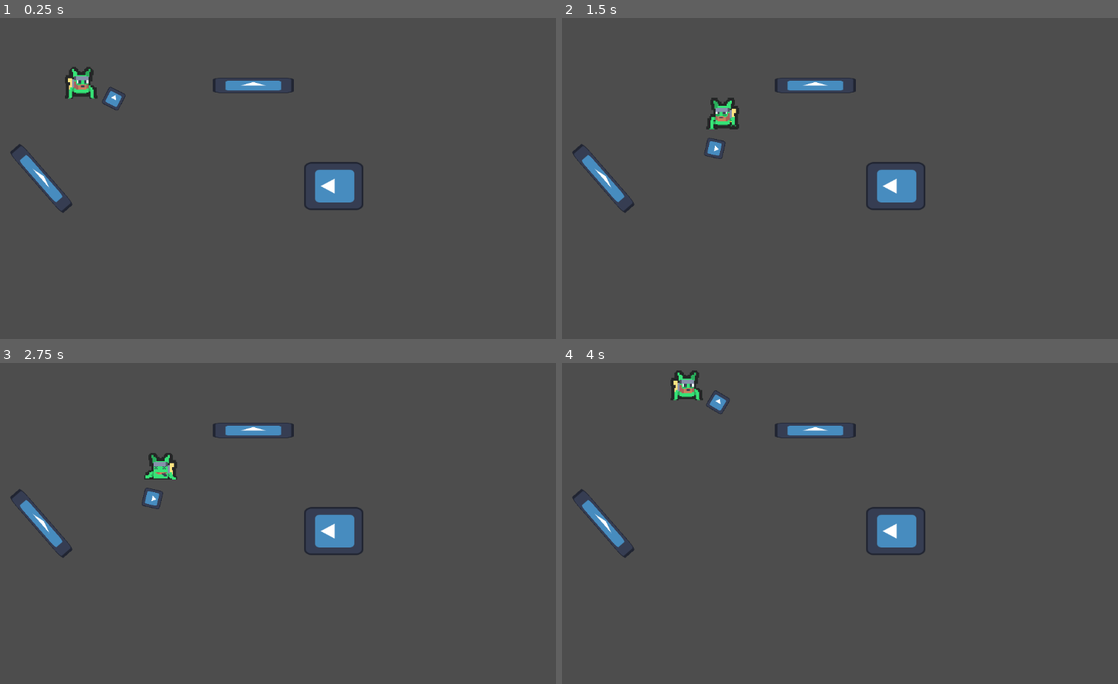
Above: before the commit, frames 1-4 (two rows, left to right).
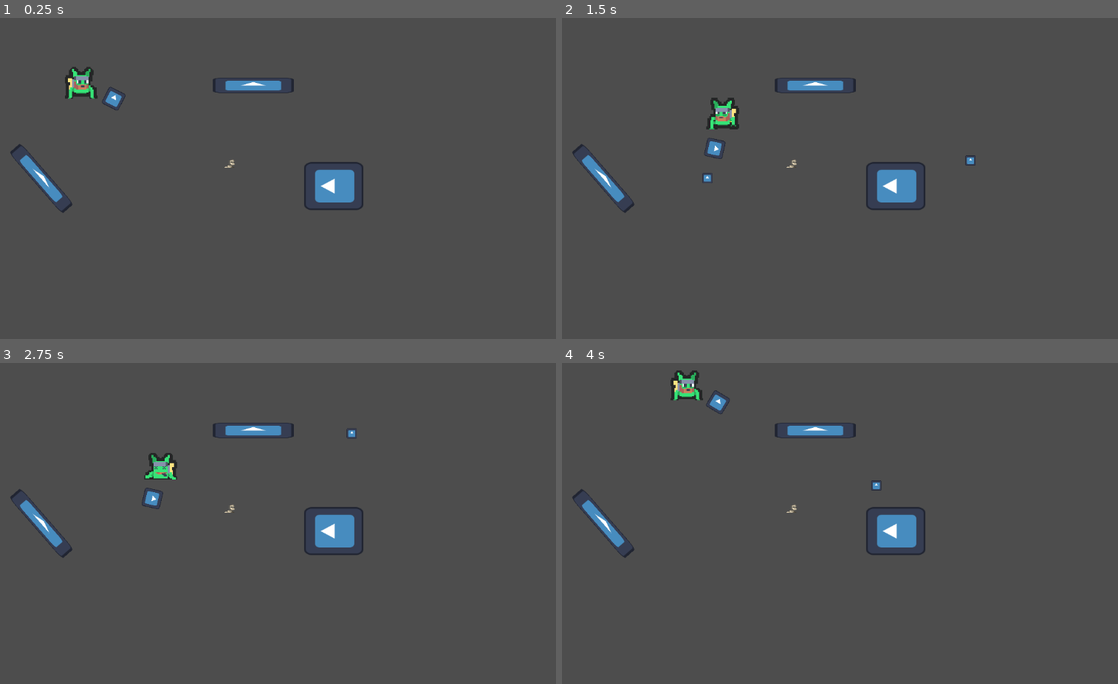
Above: after the commit, the same moments.

Repository: naixsu/CROCPNG
Game: Godot game, scene res://Scenes/Testing/NaixTestScenes/NaixTestScene.tscn
Two runs of this game, one before a commit and one after it. Both use one fixed random seed, a clock stepped at 60 frames per second and the inputs below. The engine's default icon, where the game draws it, is replaced by a stand-in: a white triangle on a blue panel in a dark square.
Inputs (mouse positions are in pixels of both pictures, inside the frame that each line leads up to):
- Up to frame 1 (0.25 s): no input
- Up to frame 2 (1.5 s): tap Enter (ui_accept) at 0.5, 0.77 s; move the mouse to (951, 156) at 0.52 s; press the mouse at (951, 156) at 0.53 s; hold D (Right) 0.53-1.28 s; move the mouse to (706, 191) at 1.27 s; release the mouse at (706, 191) at 1.28 s; hold S (Down) from 1.28 s (still down); click (706, 191) at 1.35 s
- Up to frame 3 (2.75 s): tap Enter (ui_accept) at 1.52 s; move the mouse to (322, 446) at 2.02 s; release S (Down) at 2.03 s; press the mouse at (322, 446) at 2.03 s; hold D (Right) from 2.03 s (still down)
- Up to frame 4 (4 s): move the mouse to (795, 584) at 2.77 s; release D (Right) at 2.78 s; release the mouse at (795, 584) at 2.78 s; hold W (Up) 2.78-3.53 s; click (795, 584) at 2.85 s; tap Enter (ui_accept) at 3.02, 3.77 s; move the mouse to (1001, 568) at 3.52 s; press the mouse at (1001, 568) at 3.53 s; hold A (Left) from 3.53 s (still down)

The runs differ from the first frame. In frame 1, less than 0.1% of the frame differs, in the area x 40-43%, y 44-47%; in frame 2, 0.1%, in the area x 25-75%, y 42-52%; in frame 3, less than 0.1%; in frame 4, less than 0.1%.

Commit message:
Player bullet and shooting

Diff:
--- /dev/null
+++ b/Scenes/Bullet/Bullet.tscn
@@ -0,0 +1,20 @@
+[gd_scene load_steps=4 format=3 uid="uid://cmksfq3oqnge3"]
+
+[ext_resource type="Texture2D" uid="uid://gxnhy48xdgac" path="res://icon.svg" id="1_4vjpw"]
+[ext_resource type="Script" path="res://Scripts/Bullet/Bullet.gd" id="1_tb2fl"]
+
+[sub_resource type="RectangleShape2D" id="RectangleShape2D_ledut"]
+
+[node name="Bullet" type="Area2D"]
+script = ExtResource("1_tb2fl")
+
+[node name="CollisionShape2D" type="CollisionShape2D" parent="."]
+shape = SubResource("RectangleShape2D_ledut")
+
+[node name="Sprite2D" type="Sprite2D" parent="."]
+position = Vector2(-2.23517e-08, -2.23517e-08)
+scale = Vector2(0.15625, 0.15625)
+texture = ExtResource("1_4vjpw")
+
+[connection signal="area_entered" from="." to="." method="_on_area_entered"]
+[connection signal="body_entered" from="." to="." method="_on_body_entered"]
--- a/Scenes/Player/Player.tscn
+++ b/Scenes/Player/Player.tscn
@@ -1,7 +1,8 @@
-[gd_scene load_steps=23 format=3 uid="uid://bgucyml2yx36p"]
+[gd_scene load_steps=24 format=3 uid="uid://bgucyml2yx36p"]
 
 [ext_resource type="Texture2D" uid="uid://gxnhy48xdgac" path="res://icon.svg" id="1_57ol8"]
 [ext_resource type="Script" path="res://Scripts/Player/Player.gd" id="1_xmmu7"]
+[ext_resource type="PackedScene" uid="uid://cmksfq3oqnge3" path="res://Scenes/Bullet/Bullet.tscn" id="2_m4sy4"]
 [ext_resource type="Texture2D" uid="uid://7trsw0omcww3" path="res://Assets/Sprites/Player/PlayerDeath.png" id="2_wignm"]
 [ext_resource type="Texture2D" uid="uid://dxjulnx8uck65" path="res://Assets/Sprites/Player/PlayerIdle.png" id="3_qjmfi"]
 [ext_resource type="Texture2D" uid="uid://clug3m78gurbu" path="res://Assets/Sprites/Player/PlayerRun.png" id="4_xxbxq"]
@@ -134,14 +135,13 @@
 
 [node name="Player" type="CharacterBody2D"]
 script = ExtResource("1_xmmu7")
+Bullet = ExtResource("2_m4sy4")
 
 [node name="AnimatedSprite2D" type="AnimatedSprite2D" parent="."]
 texture_filter = 1
 scale = Vector2(2, 2)
 sprite_frames = SubResource("SpriteFrames_u23x5")
-animation = &"death"
-frame = 6
-frame_progress = 1.0
+animation = &"idle"
 
 [node name="CollisionShape2D" type="CollisionShape2D" parent="."]
 position = Vector2(0, 3)
@@ -149,8 +149,16 @@
 
 [node name="GunRotation" type="Node2D" parent="."]
 
-[node name="Sprite2D" type="Sprite2D" parent="GunRotation"]
+[node name="ArrowIndicator" type="Sprite2D" parent="GunRotation"]
 z_index = 10
 position = Vector2(71, 0)
 scale = Vector2(0.285, 0.285)
 texture = ExtResource("1_57ol8")
+
+[node name="BulletSpawn" type="Node2D" parent="GunRotation"]
+position = Vector2(90, 0)
+rotation = 1.57079
+
+[node name="FireCooldown" type="Timer" parent="."]
+wait_time = 0.2
+one_shot = true
--- a/Scenes/Testing/NaixTestScenes/NaixTestScene.tscn
+++ b/Scenes/Testing/NaixTestScenes/NaixTestScene.tscn
@@ -1,9 +1,13 @@
-[gd_scene load_steps=3 format=3 uid="uid://l08x6btacggs"]
+[gd_scene load_steps=6 format=3 uid="uid://l08x6btacggs"]
 
+[ext_resource type="Script" path="res://Scripts/Testing/NaixTestScripts/NaixTestScene.gd" id="1_s22sb"]
 [ext_resource type="PackedScene" uid="uid://bgucyml2yx36p" path="res://Scenes/Player/Player.tscn" id="1_sd0yw"]
 [ext_resource type="PackedScene" uid="uid://s741h0igfq5k" path="res://Scenes/Testing/NaixTestScenes/TestPlatforms.tscn" id="2_ac24b"]
+[ext_resource type="Script" path="res://Scripts/Bullet/BulletManager.gd" id="4_v2twn"]
+[ext_resource type="PackedScene" uid="uid://bvfw8vhc4i3ac" path="res://Scenes/Enemies/EnemyA/EnemyA.tscn" id="5_ea47m"]
 
 [node name="NaixTestScene" type="Node"]
+script = ExtResource("1_s22sb")
 
 [node name="Player" parent="." instance=ExtResource("1_sd0yw")]
 position = Vector2(225, 146)
@@ -19,3 +23,9 @@
 position = Vector2(718, 349)
 rotation = -1.5708
 scale = Vector2(0.59, 3.885)
+
+[node name="BulletManager" type="Node2D" parent="."]
+script = ExtResource("4_v2twn")
+
+[node name="EnemyA" parent="." instance=ExtResource("5_ea47m")]
+position = Vector2(519, 297)
--- a/Scenes/Testing/NaixTestScenes/TestPlatforms.tscn
+++ b/Scenes/Testing/NaixTestScenes/TestPlatforms.tscn
@@ -1,11 +1,13 @@
-[gd_scene load_steps=3 format=3 uid="uid://s741h0igfq5k"]
+[gd_scene load_steps=4 format=3 uid="uid://s741h0igfq5k"]
 
 [ext_resource type="Texture2D" uid="uid://gxnhy48xdgac" path="res://icon.svg" id="1_a6qhg"]
+[ext_resource type="Script" path="res://Scripts/Testing/NaixTestScripts/TestPlatforms.gd" id="1_p0m2i"]
 
 [sub_resource type="RectangleShape2D" id="RectangleShape2D_dmu7a"]
 size = Vector2(157, 30)
 
 [node name="TestPlatform" type="Node2D"]
+script = ExtResource("1_p0m2i")
 
 [node name="StaticBody2D" type="StaticBody2D" parent="."]
 
--- /dev/null
+++ b/Scripts/Bullet/Bullet.gd
@@ -0,0 +1,24 @@
+extends Area2D
+
+class_name Bullet
+
+
+@export var speed = 10
+
+var direction := Vector2.ZERO
+
+func _physics_process(delta):
+	if direction != Vector2.ZERO:
+		var velocity = direction * speed
+
+		global_position += velocity
+
+
+func set_direction(direction):
+	self.direction = direction
+
+
+func _on_body_entered(body):
+	if body.has_method("handle_hit"):
+		body.handle_hit()
+		queue_free()
--- /dev/null
+++ b/Scripts/Bullet/BulletManager.gd
@@ -0,0 +1,6 @@
+extends Node2D
+
+func handle_bullet_spawned(bullet: Bullet, pos, dir):
+	add_child(bullet)
+	bullet.global_position = pos
+	bullet.set_direction(dir)
--- a/Scripts/Player/Player.gd
+++ b/Scripts/Player/Player.gd
@@ -2,12 +2,19 @@
 
 # Export vars here
 @export var speed = 300
+@export var Bullet : PackedScene
 
 # Onready vars here
 @onready var anim = $AnimatedSprite2D
+@onready var gun_rotation = $GunRotation
+@onready var fire_cooldown = $FireCooldown
+
+# Signals here
+signal player_fired_bullet(bullet, pos, dir)
 
 # Other global vars here
 var dead = false
+var health = 100
 
 func _ready():
 	anim.play("idle")
@@ -15,9 +22,6 @@
 
 func _physics_process(delta):
 	var direction = Input.get_vector("Left", "Right", "Up", "Down")
-
-	if Input.is_action_just_pressed("Fire"):
-		fire()
 
 	velocity = direction * speed
 
@@ -30,10 +34,14 @@
 		move_and_slide()
 		update_animation()
 
+func _unhandled_input(event):
+	if event.is_action_pressed("Fire"):
+		fire()
+
 
 func update_gun_rotation():
 	# Rotates the gun arrow according to the mouse position
-	$GunRotation.look_at(get_global_mouse_position())
+	gun_rotation.look_at(get_global_mouse_position())
 
 func update_animation():
 	flip_sprite()
@@ -51,5 +59,25 @@
 		anim.flip_h = false
 
 func fire():
-	# Add bullet methods here
-	print("Fire")
+	if fire_cooldown.is_stopped():
+		var b = Bullet.instantiate()
+	#	b.global_position = gun_rotation.get_node("BulletSpawn").global_position
+	#	b.rotation_degrees = gun_rotation.rotation_degrees
+	#
+	#	# Set direction of bullet
+	#	var target = get_global_mouse_position()
+	#	var direction_to_mouse = b.global_position.direction_to(target).normalized()
+	#	b.set_direction(direction_to_mouse)
+
+		# Add bullet to the tree
+	#	get_tree().root.add_child(b)
+		var target = get_global_mouse_position()
+		var pos = gun_rotation.get_node("BulletSpawn").global_position
+		var direction_to_mouse = pos.direction_to(target).normalized()
+		emit_signal("player_fired_bullet", b, pos, direction_to_mouse)
+		fire_cooldown.start()
+
+
+func handle_hit():
+	health -= 20
+	print("Player hit", health)
--- /dev/null
+++ b/Scripts/Testing/NaixTestScripts/NaixTestScene.gd
@@ -0,0 +1,8 @@
+extends Node
+
+@onready var bullet_manager = $BulletManager
+@onready var player = $Player
+
+# Called when the node enters the scene tree for the first time.
+func _ready():
+	player.connect("player_fired_bullet", bullet_manager.handle_bullet_spawned)
